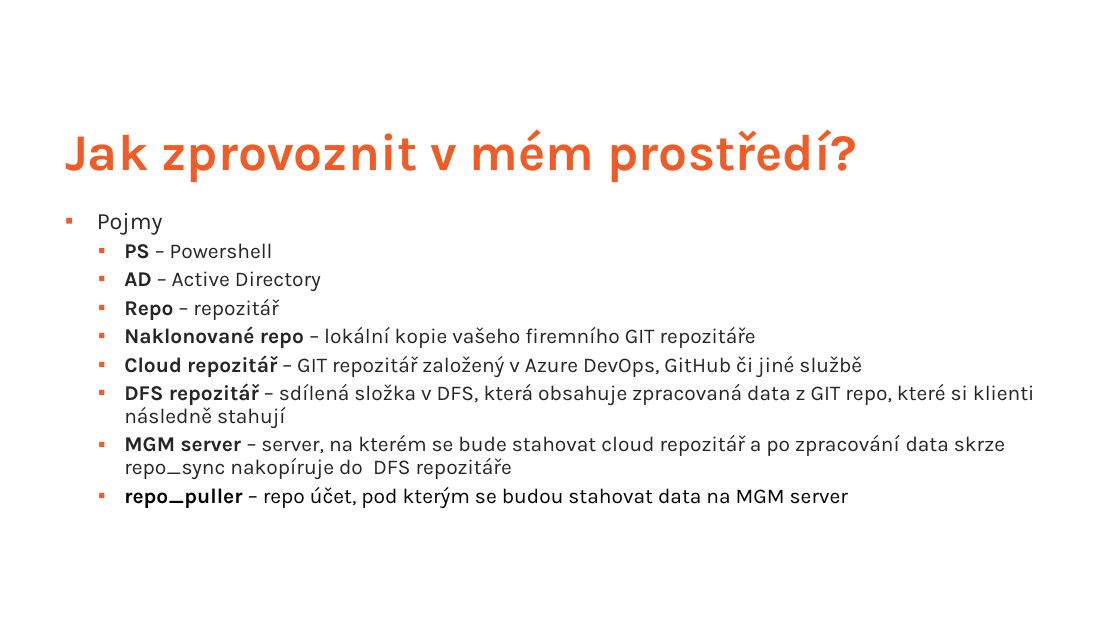
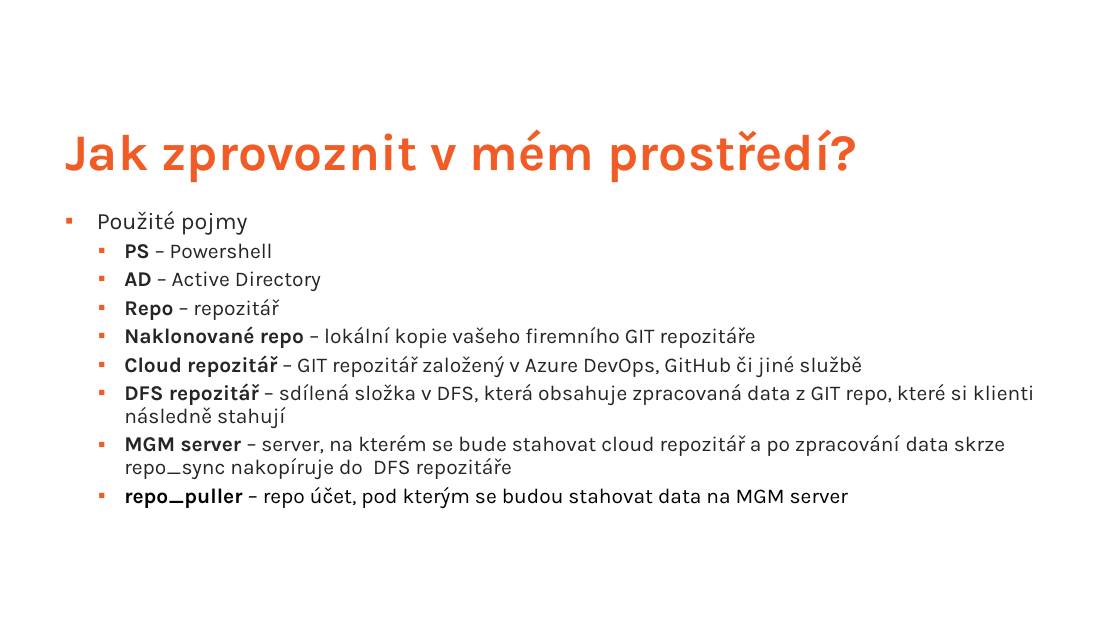
Before and after one commit to ztrhgf/Powershell_CICD_repository, a slide deck: slide 4 of jak zprovoznit CICD Powershell repo.pptx. Drawn at 1120x630 pixels with LibreOffice and Linux fonts; fonts in the diff are those of the drawing; background and template pictures are left out. Boxes give left, top, right and bottom in pixels: in the first picture for what was removed or moved away, otherwise in the second. Text is boxed around its words. In the diff, an @@ line names an element or a change of style, - is before the commit and + after.

```diff
--- a/jak zprovoznit CICD Powershell repo.pptx
+++ b/jak zprovoznit CICD Powershell repo.pptx
@@ text at (97,211,248,234): text changed @@
-▪ Pojmy
+▪ Použité pojmy
```
Also in this commit, not shown: 2 other slides changed.
